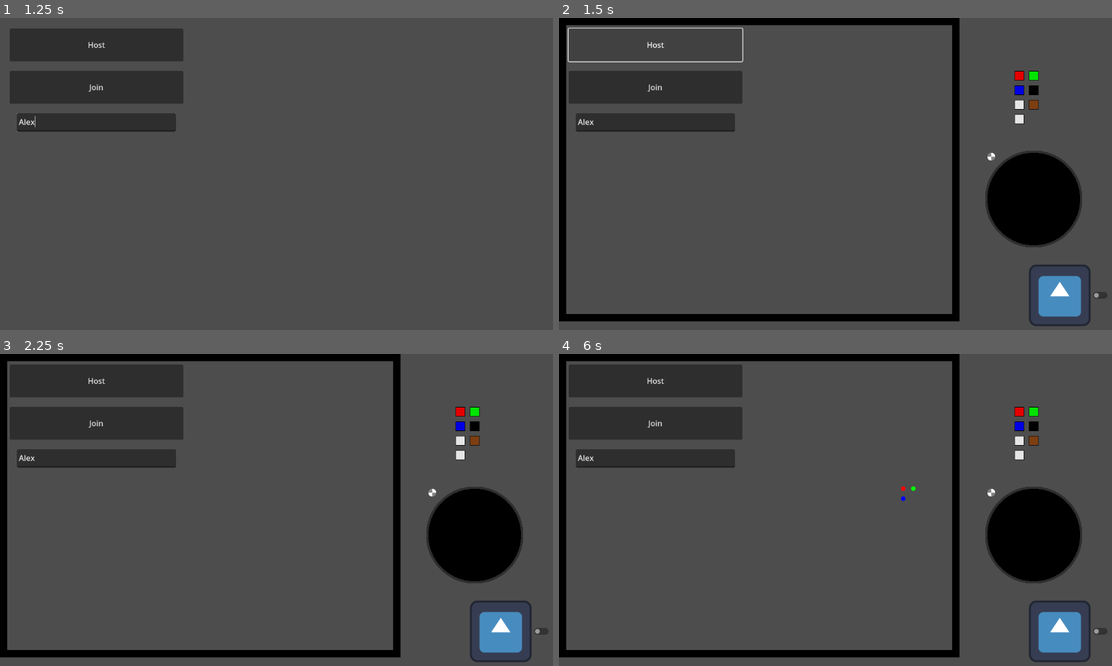
Above: before the commit, frames 1-4 (two rows, left to right).
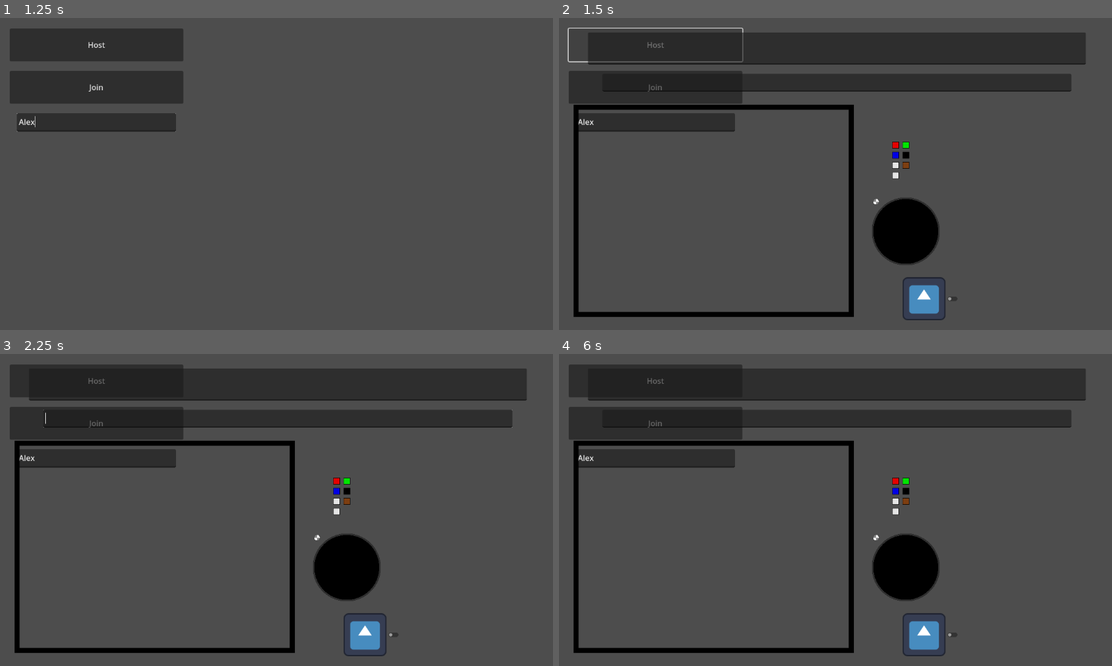
Above: after the commit, the same moments.

Repository: banana67676/Pitch-It-2025-2026
Game: Godot game, scene res://Scenes/Multiplayer Menu/Multiplayer_Menu.tscn
Same seed, same stepped clock (60 frames per second), same inputs: the game is played once before the commit and once after it. The engine's default icon, where the game draws it, is replaced by a stand-in: a white triangle on a blue panel in a dark square.
Inputs (mouse positions are in pixels of both pictures, inside the frame that each line leads up to):
- Up to frame 1 (1.25 s): click (94, 120) at 0.52 s; type "Alex" at 0.6 s
- Up to frame 2 (1.5 s): click "Host" at 1.25 s
- Up to frame 3 (2.25 s): click (458, 413) at 2.02 s
- Up to frame 4 (6 s): click (896, 481) at 2.77 s; click (1034, 413) at 3.52 s; click (907, 481) at 4.27 s; click (1017, 425) at 5.02 s; click (896, 491) at 5.77 s

Frame 1 is identical in both runs. In frame 2, 27% of the frame differs, in the area x 0-100%, y 0-99%; in frame 3, 27%; in frame 4, 27%.

Commit message:
Added transition to card creation state

Diff:
--- a/Card/draw_card.gd
+++ b/Card/draw_card.gd
@@ -1,6 +1,6 @@
 extends Node2D
 
-const CARD = preload("res://Card/Preset/card.tscn")
+const CARD = preload("res://Card/Preset/Card_Preset.tscn")
 
 var card_spawn_pos = Vector2(1000, 150)
 var hand_pos = Vector2(500, 500)
--- /dev/null
+++ b/Scenes/Creation Scene/creation_scene.gd
@@ -0,0 +1,11 @@
+extends Node2D
+
+
+# Called when the node enters the scene tree for the first time.
+func _ready() -> void:
+	pass # Replace with function body.
+
+
+# Called every frame. 'delta' is the elapsed time since the previous frame.
+func _process(delta: float) -> void:
+	pass
--- a/Scenes/Multiplayer Menu/Player.gd
+++ b/Scenes/Multiplayer Menu/Player.gd
@@ -1,11 +1,11 @@
 extends Node2D
 
-@export var drawing_scene: PackedScene
-var drawing
+@export var creation_scene = preload("res://Scenes/Creation Scene/Creation_Scene.tscn")
+var creation
 func _start():
 	preload("./Multiplayer_Menu.tscn")
 
 func _enter_tree():
 	set_multiplayer_authority(name.to_int())
-	drawing = drawing_scene.instantiate()
-	get_parent().call_deferred("add_child", drawing)
+	creation = creation_scene.instantiate()
+	get_parent().call_deferred("add_child", creation)
--- a/Scenes/Multiplayer Menu/Player.tscn
+++ b/Scenes/Multiplayer Menu/Player.tscn
@@ -1,8 +1,7 @@
-[gd_scene load_steps=6 format=3 uid="uid://uusipllqkn41"]
+[gd_scene load_steps=5 format=3 uid="uid://uusipllqkn41"]
 
 [ext_resource type="Texture2D" uid="uid://cibo4eikjhyt2" path="res://icon.svg" id="1_tdxrx"]
 [ext_resource type="Script" path="res://Scenes/Multiplayer Menu/Player.gd" id="2_r8hio"]
-[ext_resource type="PackedScene" uid="uid://ukycayh8nnxn" path="res://Drawing/Drawing.tscn" id="3_yp4vl"]
 [ext_resource type="Script" path="res://Scenes/Multiplayer Menu/PlayerBody.gd" id="4_rlg74"]
 
 [sub_resource type="SceneReplicationConfig" id="SceneReplicationConfig_531s6"]
@@ -15,7 +14,6 @@
 position = Vector2(0, -4)
 texture = ExtResource("1_tdxrx")
 script = ExtResource("2_r8hio")
-drawing_scene = ExtResource("3_yp4vl")
 
 [node name="MultiplayerCursor" type="Sprite2D" parent="."]
 position = Vector2(-642, 208)
--- /dev/null
+++ b/pitch_card_data.gd
@@ -0,0 +1,14 @@
+class PitchCardData:
+	var title
+	var slogan
+	var user
+	var logo
+
+# Called when the node enters the scene tree for the first time.
+func _ready() -> void:
+	pass # Replace with function body.
+
+
+# Called every frame. 'delta' is the elapsed time since the previous frame.
+func _process(delta: float) -> void:
+	pass
